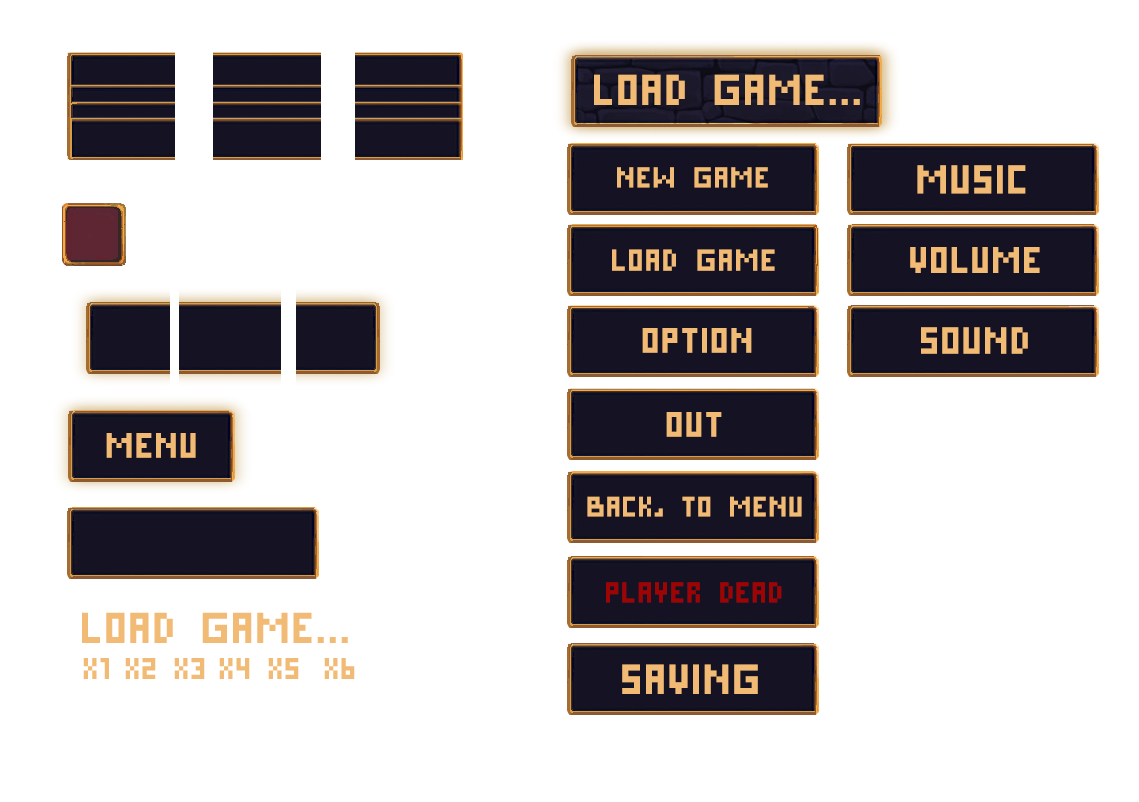
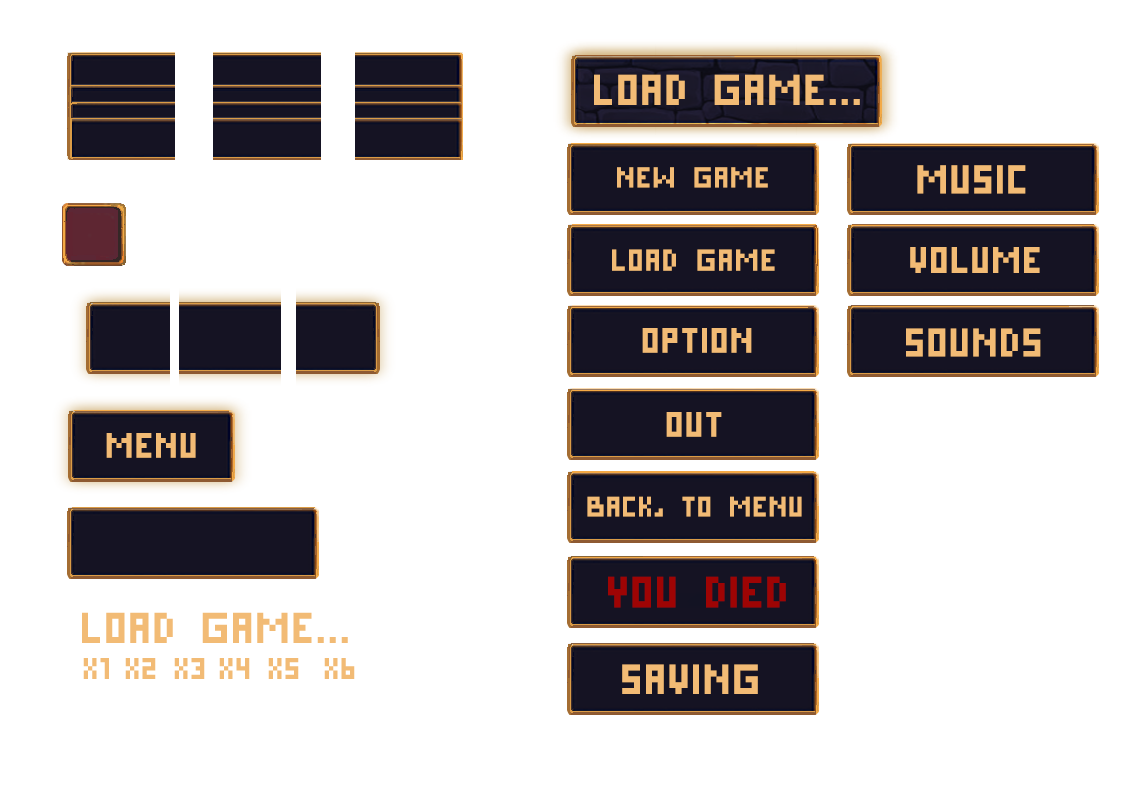
Revision of a layered 1139 x 802 image; what changed, layer by layer:
renamed "player dead" to "you died", painted on it over left=606, top=576, right=786, bottom=608
renamed "sound" to "sounds", painted on it over left=906, top=327, right=1041, bottom=357
